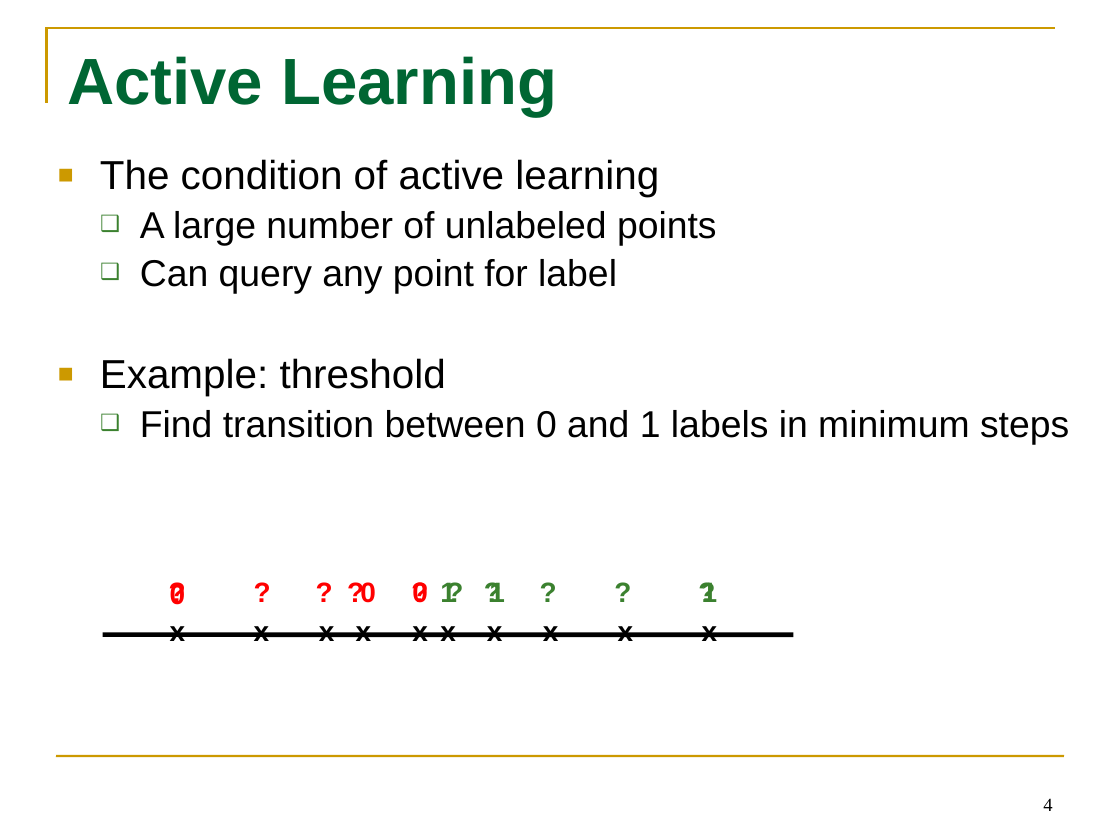
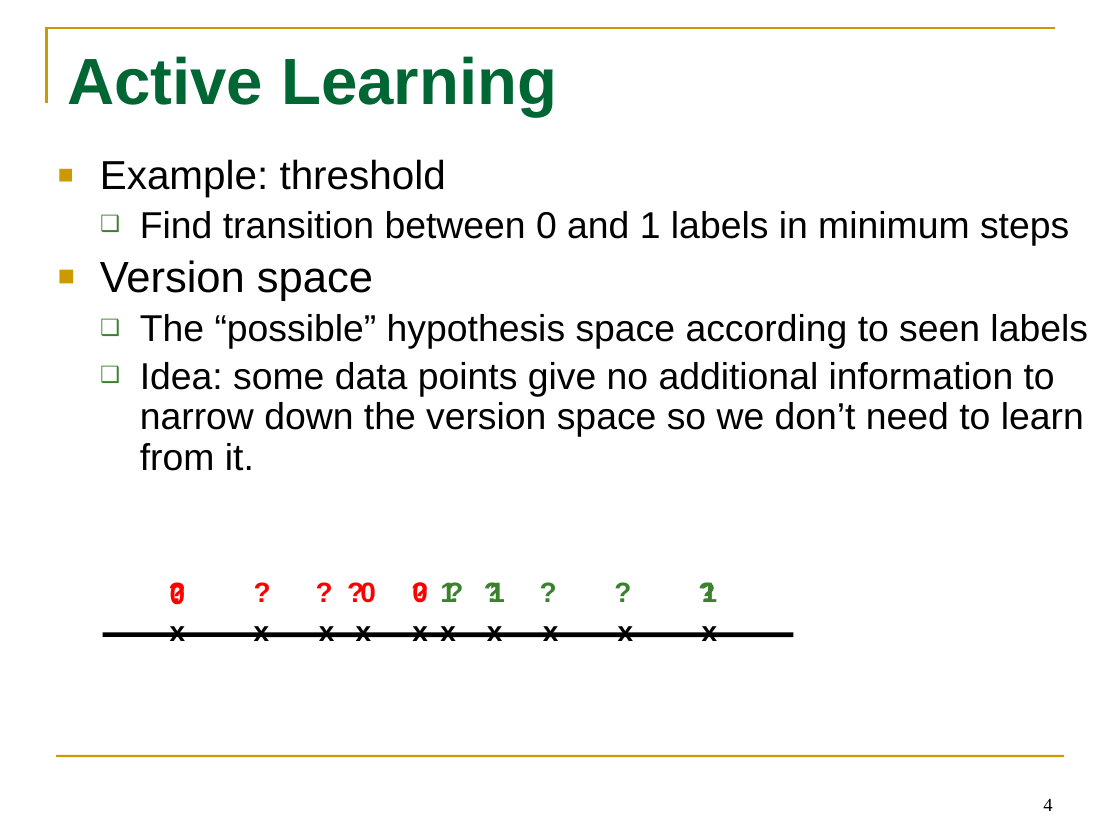
Before and after one commit to tttyy/Active-Learning, a slide deck: slide 4 of presentation/Activelearning.pptx. Drawn at 1120x840 pixels with LibreOffice and Linux fonts; fonts in the diff are those of the drawing. Boxes give left, top, right and bottom in pixels: in the first picture for what was removed or moved away, otherwise in the second. Text is boxed around its words. In the diff, an @@ line names an element or a change of style, - is before the commit and + after.

```diff
--- a/presentation/Activelearning.pptx
+++ b/presentation/Activelearning.pptx
@@ text at [100,159,717,293]: paragraphs removed @@
-■ The condition of active learning
-  ❑ A large number of unlabeled points
-  ❑ Can query any point for label
@@ text at [100,260,1088,471]: paragraphs added @@
+■ Version space
+  ❑ The “possible” hypothesis space according to seen labels
+  ❑ Idea: some data points give no additional information to narrow down the version space so we don’t need to learn from it.
```
Also in this commit, not shown: 5 other slides changed, 2 slides added, 1 slide removed.
